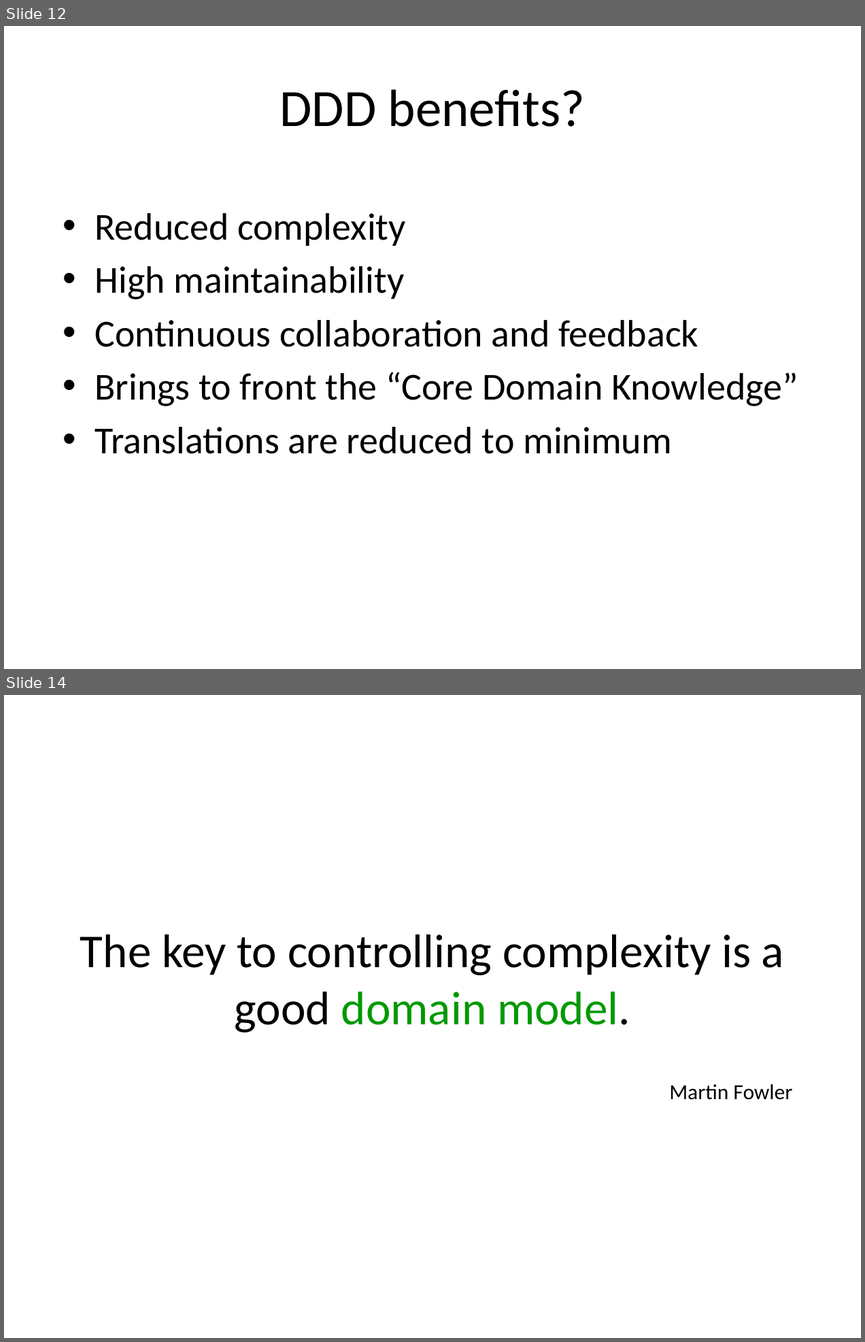
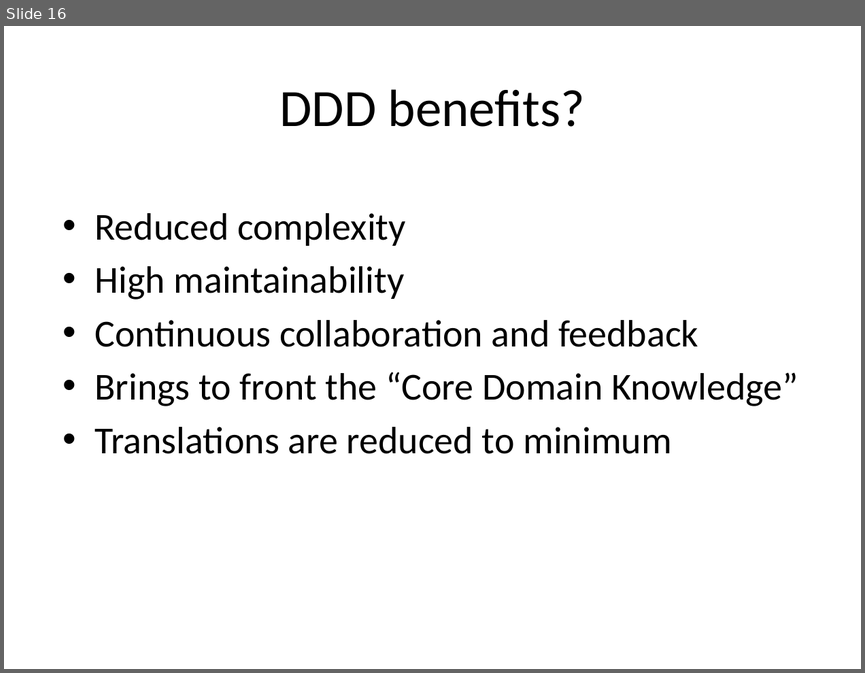
Before and after one commit to arturtv/dddpresentation, a slide deck: Domain-DrivenDesign.A.Trosin.pptx. Shown one above the other, each under a label of ours: slides 12 and 14 before the commit, slide 16 after it; the slides between them are not shown. The pictures are 865x1342 and 865x673 pixels, drawn with LibreOffice and Linux fonts; fonts in the diff are those of the drawing. Boxes give left, top, right and bottom in pixels: in the first picture for what was removed or moved away, otherwise in the second. Text is boxed around its words. In the diff, an @@ line names an element or a change of style, - is before the commit and + after.

```diff
--- a/Domain-DrivenDesign.A.Trosin.pptx
+++ b/Domain-DrivenDesign.A.Trosin.pptx
@@ slide 14 removed at bbox=[4, 695, 861, 1338], background #FFFFFF @@
@@ title removed at bbox=[80, 934, 784, 1032] @@
-The key to controlling complexity is a good domain model.
@@ text removed at bbox=[669, 1084, 792, 1100] @@
-Martin Fowler
@@ what was slide 12 is now slide 16 @@
```
Also in this commit, not shown: 1 slide changed, 1 other slide removed.
